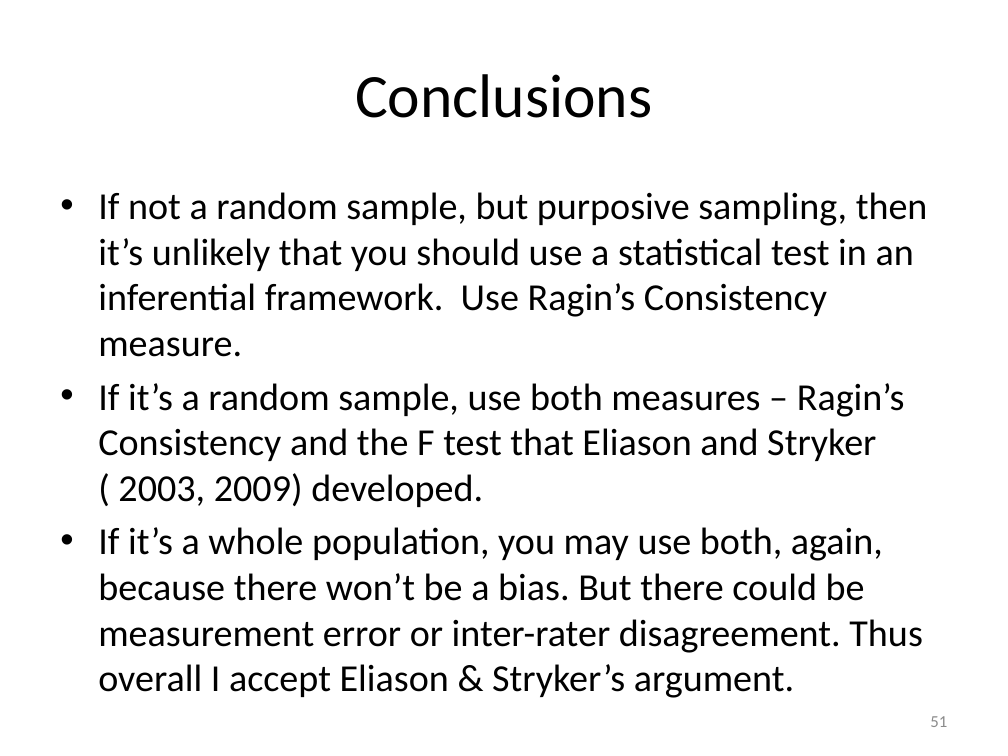
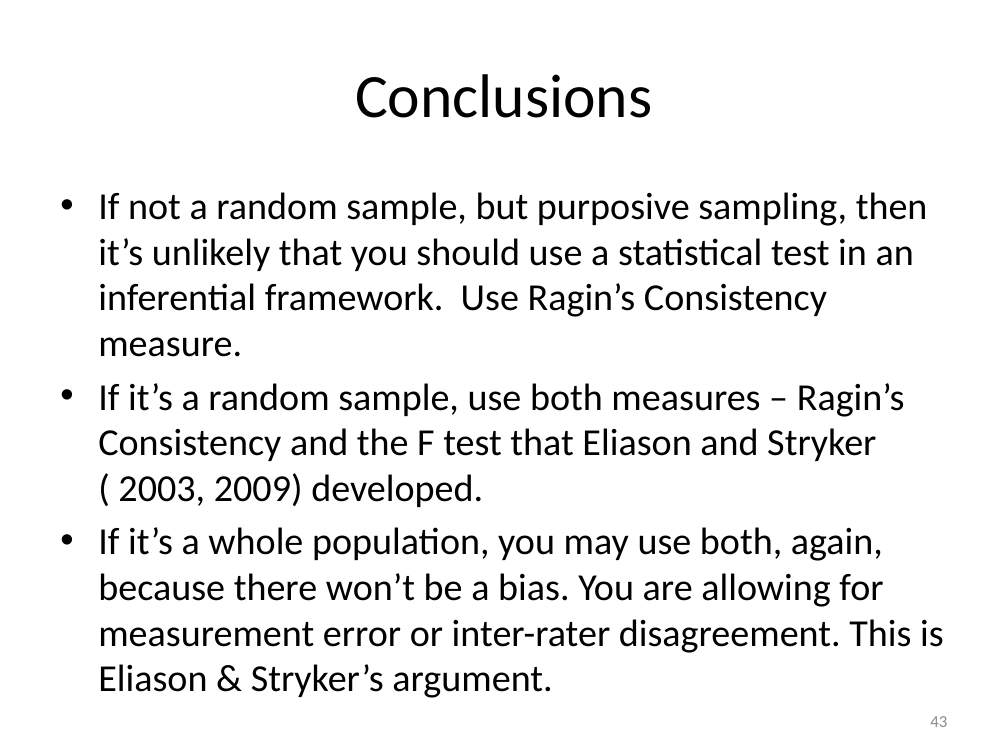
Before and after one commit to WendyOlsen/fsgof, a slide deck: slide 43 of FuzzyQCAConsistencyWithGoodnessofFitTestsOlsen2016.pptx (slide 51 before the commit). Drawn at 1008x756 pixels with LibreOffice and Linux fonts; fonts in the diff are those of the drawing. Boxes give left, top, right and bottom in pixels: in the first picture for what was removed or moved away, otherwise in the second. Text is boxed around its words. In the diff, an @@ line names an element or a change of style, - is before the commit and + after.

```diff
--- a/FuzzyQCAConsistencyWithGoodnessofFitTestsOlsen2016.pptx
+++ b/FuzzyQCAConsistencyWithGoodnessofFitTestsOlsen2016.pptx
@@ text at [98,527,944,697]: text changed @@
-• If it’s a whole population, you may use both, again, because there won’t be a bias. But there could be measurement error or inter-rater disagreement. Thus overall I accept Eliason & Stryker’s argument.
+• If it’s a whole population, you may use both, again, because there won’t be a bias. You are allowing for measurement error or inter-rater disagreement. This is Eliason & Stryker’s argument.
@@ page number at [930,716,947,727]: text changed @@
-51
+43
```
Also in this commit, not shown: 28 other slides changed, 12 slides added, 13 slides removed.
